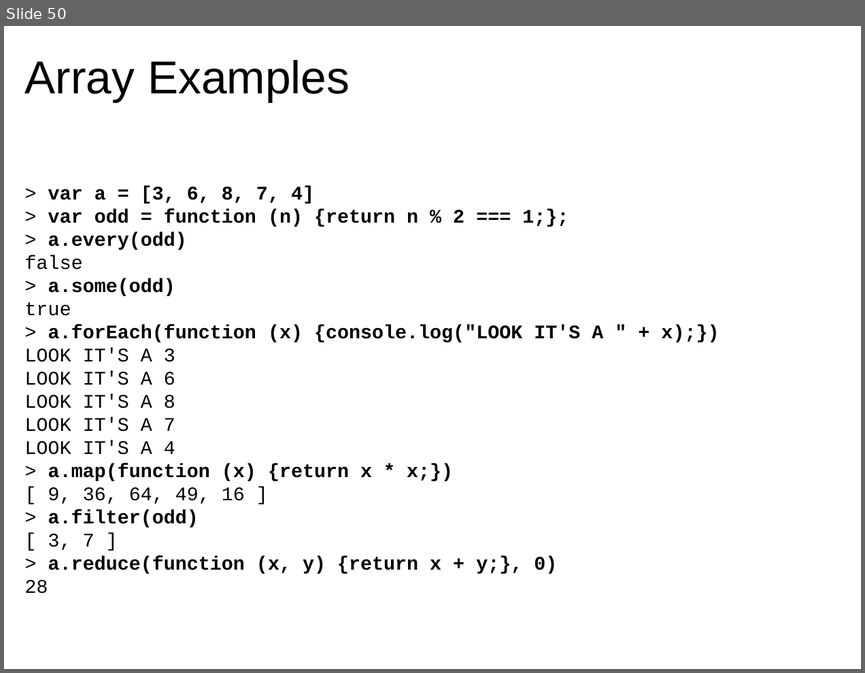
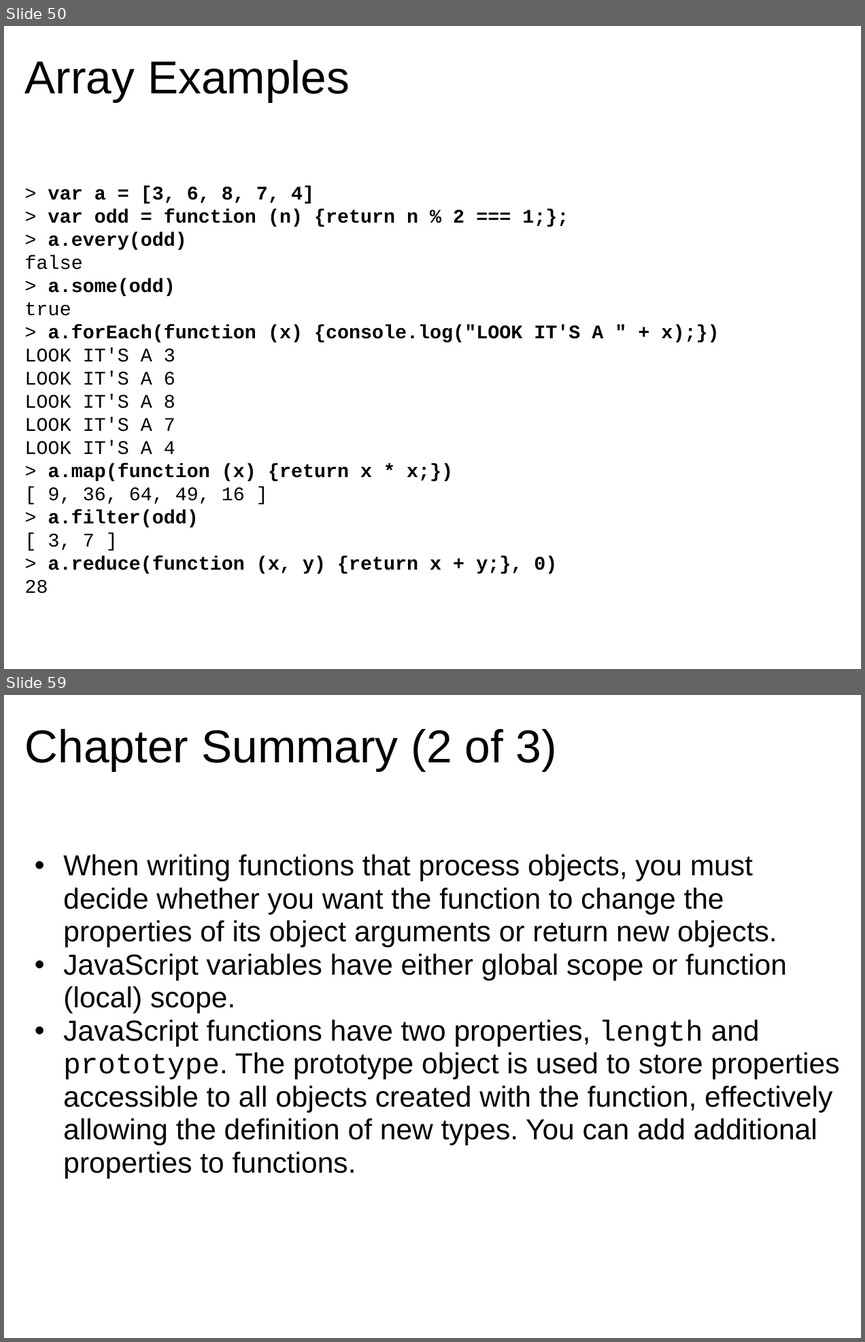
Before and after one commit to dondi/javascript-book, a slide deck: presentations/Chapter_5_Presentation.ppt. Shown one above the other, each under a label of ours: slide 50 before the commit, slides 50 and 59 after it; the slides between them are not shown. The pictures are 865x673 and 865x1342 pixels, drawn with LibreOffice and Linux fonts; fonts in the diff are those of the drawing; background and template pictures are left out. Boxes give left, top, right and bottom in pixels: in the first picture for what was removed or moved away, otherwise in the second. Text is boxed around its words. In the diff, an @@ line names an element or a change of style, - is before the commit and + after.

Commit message:
Finish Chapter 5

```diff
--- a/presentations/Chapter_5_Presentation.ppt
+++ b/presentations/Chapter_5_Presentation.ppt
@@ slide 59 added at [4,695,861,1338], background picture (left out) @@
@@ title added at [25,729,557,771], 43 pt, text #000000 @@
+Chapter Summary (2 of 3)
@@ text added at [63,854,839,1178], 27 pt, text #000000 @@
+  • When writing functions that process objects, you must decide whether you want the function to change the properties of its object arguments or return new objects.
+  • JavaScript variables have either global scope or function (local) scope.
+  • JavaScript functions have two properties, length and prototype. The prototype object is used to store properties accessible to all objects created with the function, effectively allowing the definition of new types. You can add additional properties to functions.
```
Also in this commit, not shown: 8 slides changed, 7 other slides added, 3 slides removed.
